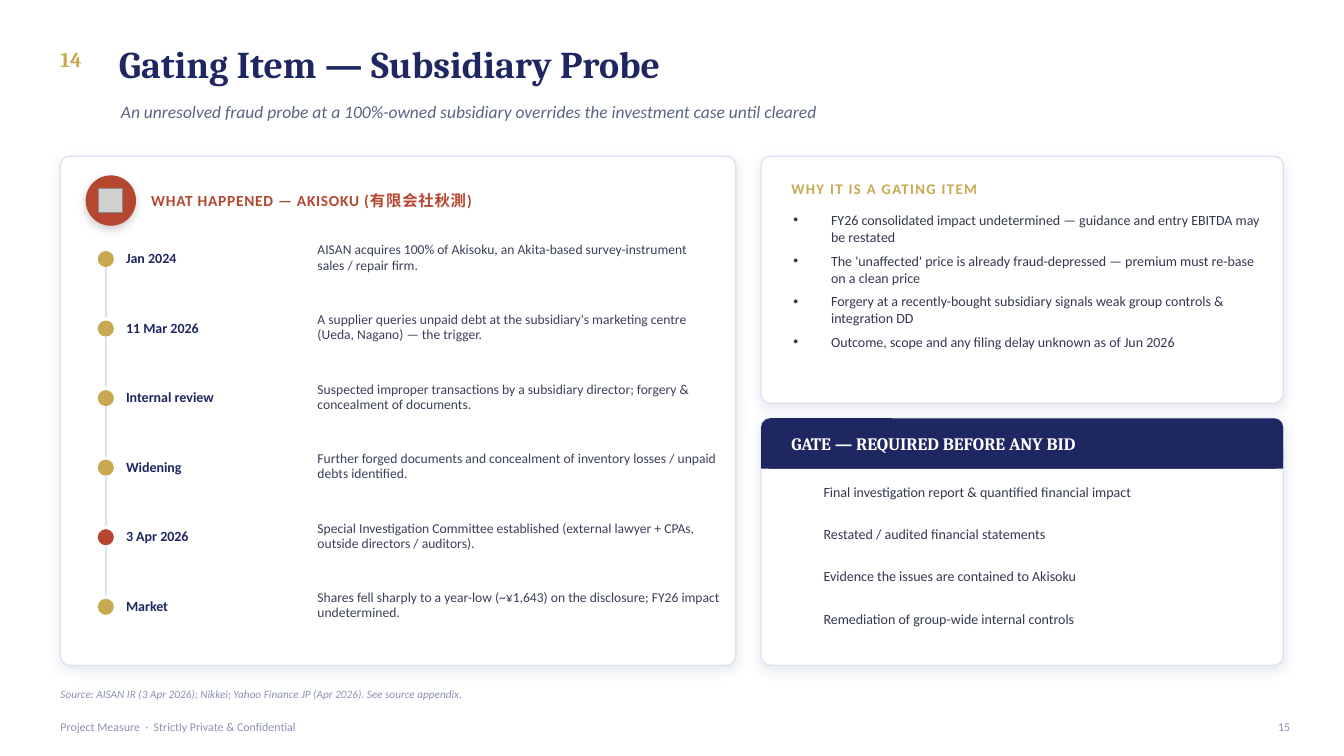
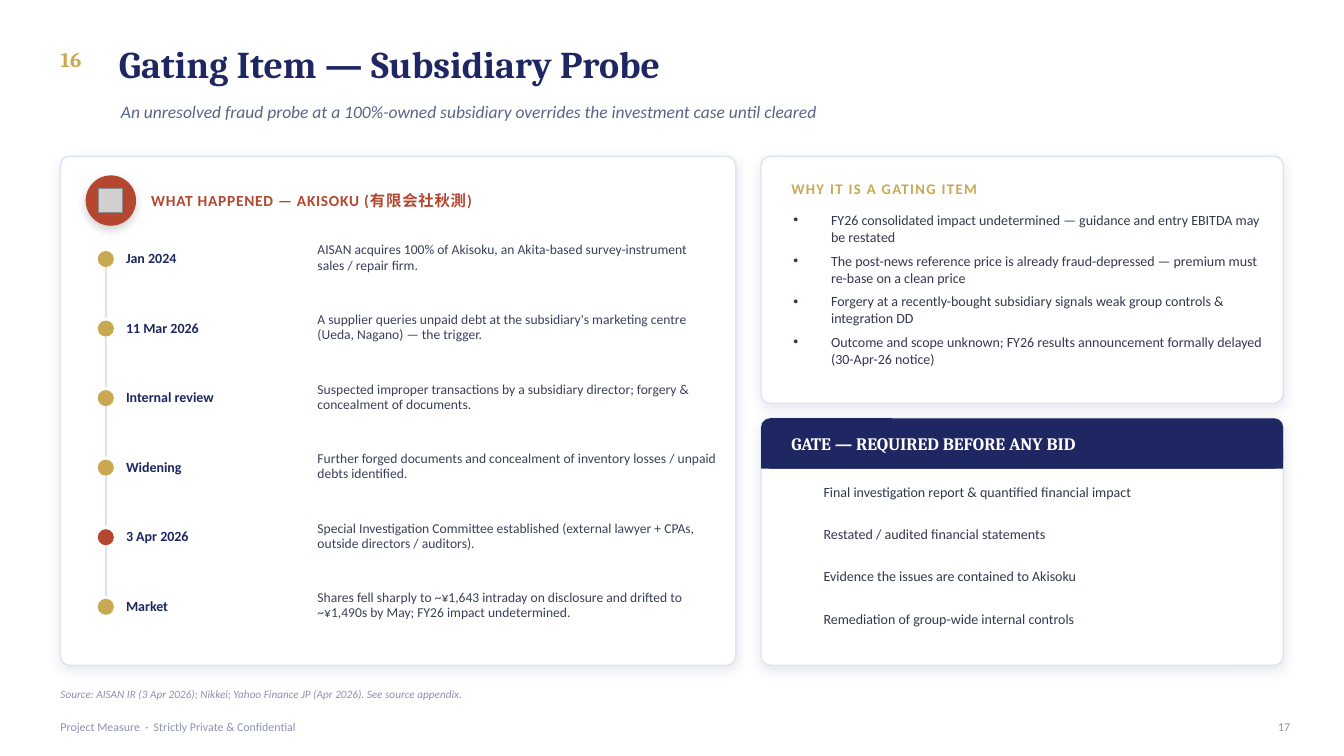
Before and after one commit to ankimo1210/projects, a slide deck: slide 17 of aisan_lbo_case/docs/AISAN_4667_Take_Private_Case_Study.pptx (slide 15 before the commit). Drawn at 1344x756 pixels with LibreOffice and Linux fonts; fonts in the diff are those of the drawing; grey boxes stand for pictures; background and template pictures are left out. Boxes give left, top, right and bottom in pixels: in the first picture for what was removed or moved away, otherwise in the second. Text is boxed around its words. In the diff, an @@ line names an element or a change of style, - is before the commit and + after.

```diff
--- a/aisan_lbo_case/docs/AISAN_4667_Take_Private_Case_Study.pptx
+++ b/aisan_lbo_case/docs/AISAN_4667_Take_Private_Case_Study.pptx
@@ text at (x1=60, y1=53, x2=81, y2=67): text changed @@
-14
+16
@@ text at (x1=831, y1=256, x2=1257, y2=285): text changed @@
-• The 'unaffected' price is already fraud-depressed — premium must re-base on a clean price
+• The post-news reference price is already fraud-depressed — premium must re-base on a clean price
@@ text at (x1=831, y1=337, x2=1261, y2=367): text changed @@
-• Outcome, scope and any filing delay unknown as of Jun 2026
+• Outcome and scope unknown; FY26 results announcement formally delayed (30-Apr-26 notice)
@@ text at (x1=317, y1=592, x2=682, y2=619): text changed @@
-Shares fell sharply to a year-low (~¥1,643) on the disclosure; FY26 impact undetermined.
+Shares fell sharply to ~¥1,643 intraday on disclosure and drifted to ~¥1,490s by May; FY26 impact undetermined.
@@ text at (x1=1278, y1=723, x2=1290, y2=731): text changed @@
-15
+17
```
Also in this commit, not shown: 13 other slides changed, 2 slides added, 8 other files.
